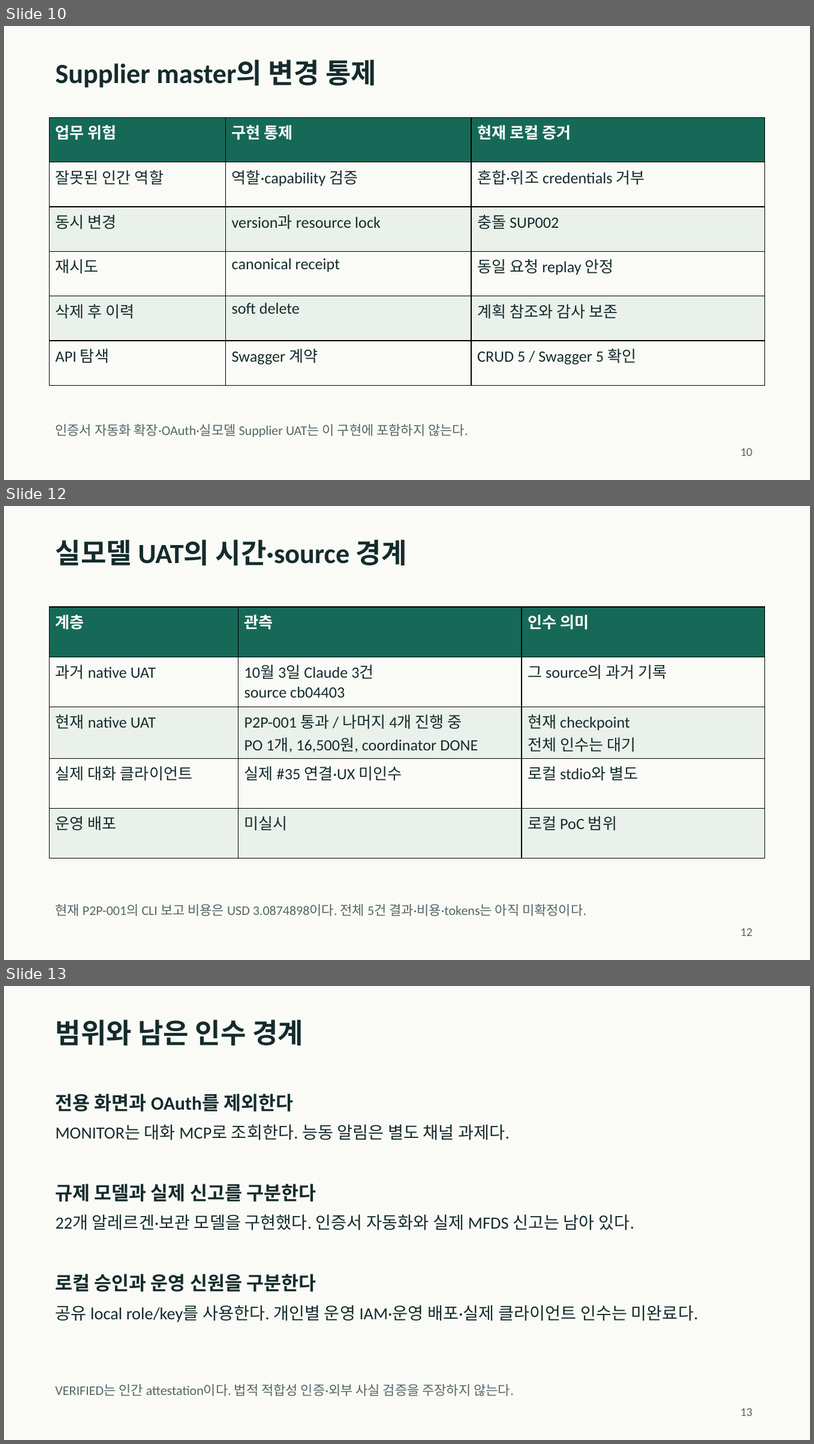
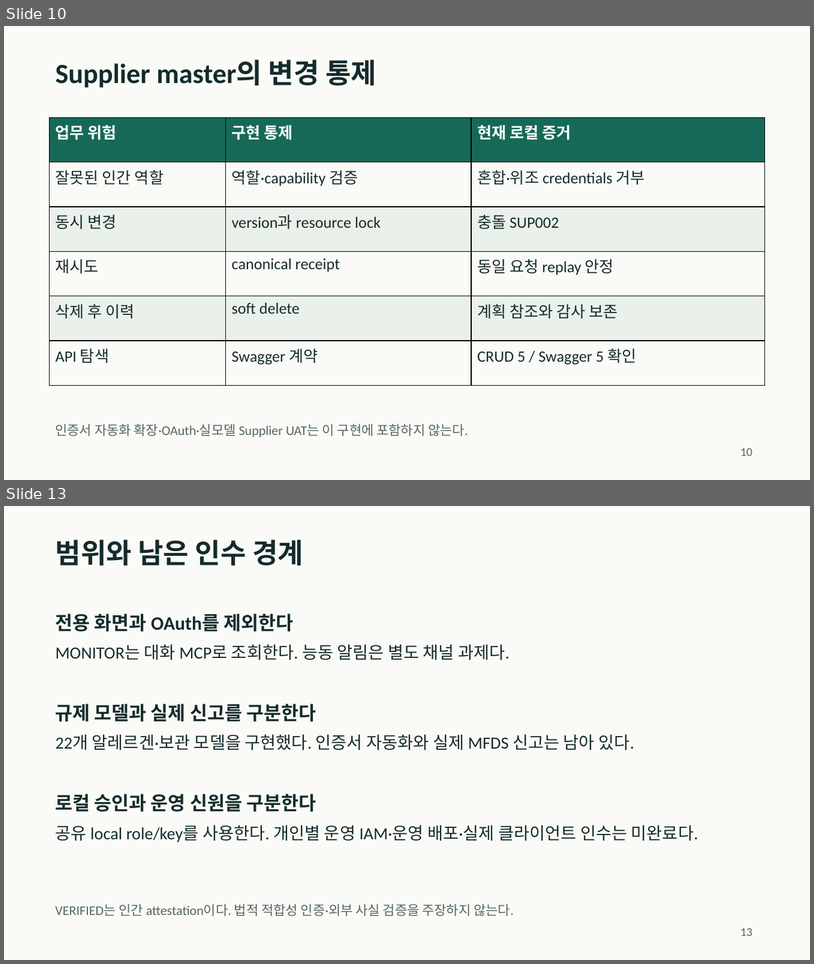
Before and after one commit to se0nghe0n/mulino-coreano-erp, a slide deck: docs/portfolio/mulino-coreano-portfolio-ko.pptx. Shown one above the other, each under a label of ours: slides 10, 12 and 13 before the commit, slides 10 and 13 after it; the slides between them are not shown. The pictures are 814x1444 and 814x964 pixels, drawn with LibreOffice and Linux fonts; fonts in the diff are those of the drawing. Boxes give left, top, right and bottom in pixels: in the first picture for what was removed or moved away, otherwise in the second. Text is boxed around its words. In the diff, an @@ line names an element or a change of style, - is before the commit and + after.

Commit message:
docs(portfolio): 실제 모델 인수 실패와 미확정 비용 반영

```diff
--- a/docs/portfolio/mulino-coreano-portfolio-ko.pptx
+++ b/docs/portfolio/mulino-coreano-portfolio-ko.pptx
@@ slide 12 removed at [4,506,810,960], background #FAFAF6 @@
@@ text removed at [56,540,407,565] @@
-실모델 UAT의 시간·source 경계
@@ table removed at [50,607,765,856], 5 rows, 3 columns @@
-계층 | 관측 | 인수 의미
-과거 native UAT | 10월 3일 Claude 3건 / source cb04403 | 그 source의 과거 기록
-현재 native UAT | P2P-001 통과 / 나머지 4개 진행 중 / PO 1개, 16,500원, coordinator DONE | 현재 checkpoint / 전체 인수는 대기
-실제 대화 클라이언트 | 실제 #35 연결·UX 미인수 | 로컬 stdio와 별도
-운영 배포 | 미실시 | 로컬 PoC 범위
@@ text removed at [55,903,587,916] @@
-현재 P2P-001의 CLI 보고 비용은 USD 3.0874898이다. 전체 5건 결과·비용·tokens는 아직 미확정이다.
@@ text removed at [741,928,753,936] @@
-12
```
Also in this commit, not shown: 3 slides changed, 1 slide added, 4 other files.
